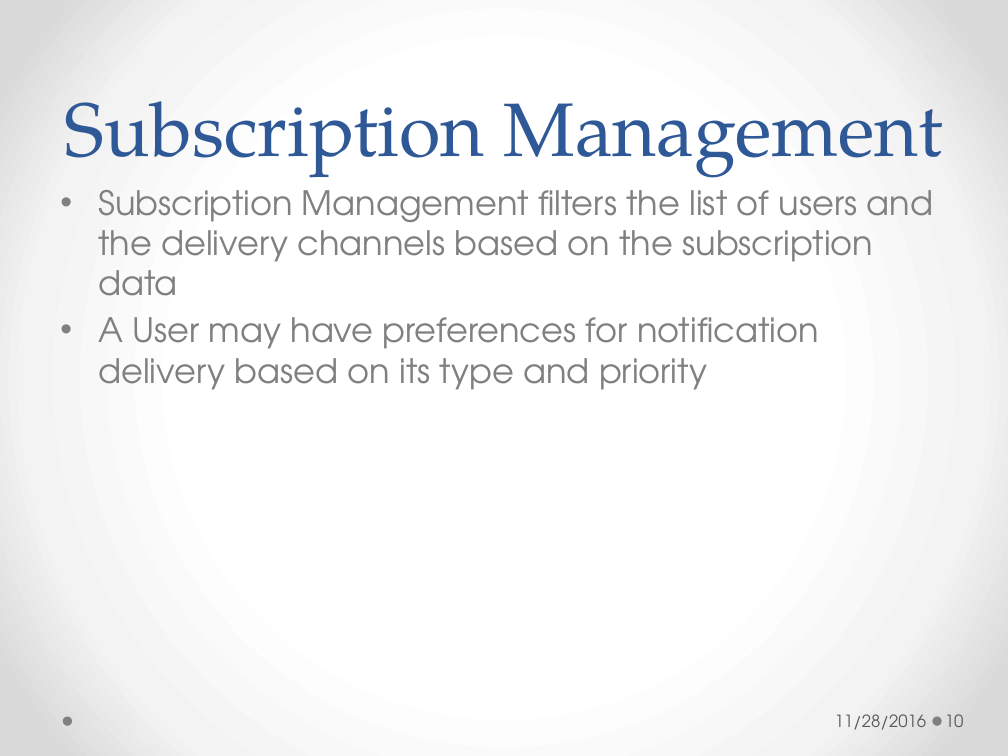
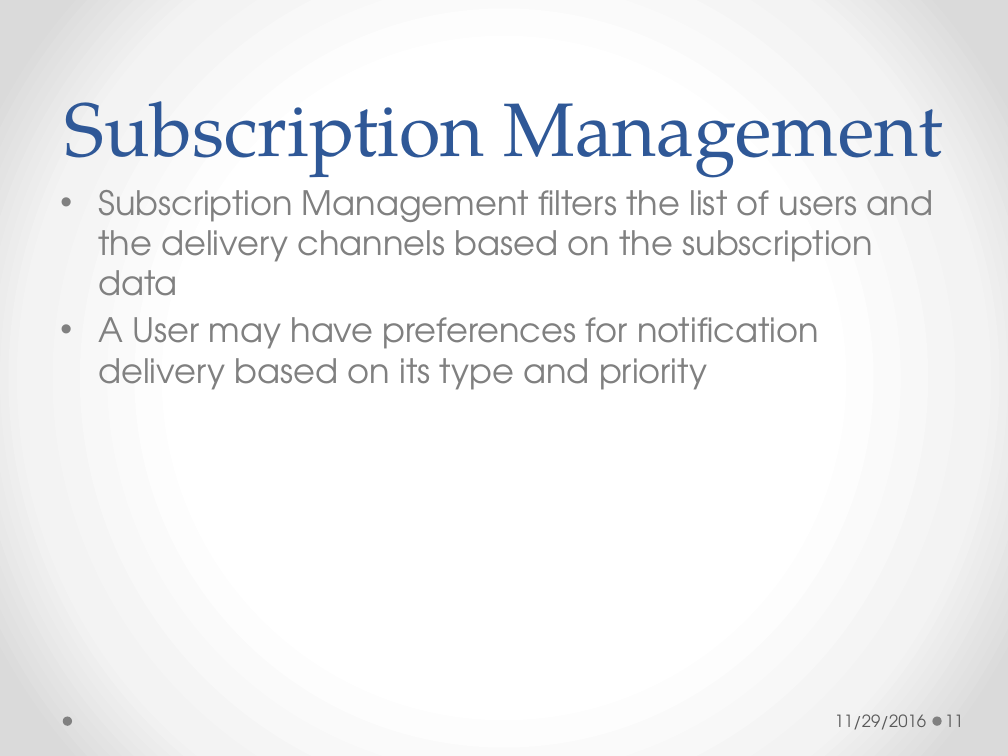
Before and after one commit to amitgem/notificationService, a slide deck: slide 11 of Presentation.pptx (slide 10 before the commit). Drawn at 1008x756 pixels with LibreOffice and Linux fonts; fonts in the diff are those of the drawing. Boxes give left, top, right and bottom in pixels: in the first picture for what was removed or moved away, otherwise in the second. Text is boxed around its words. In the diff, an @@ line names an element or a change of style, - is before the commit and + after.

```diff
--- a/Presentation.pptx
+++ b/Presentation.pptx
@@ text at bbox=[835, 714, 927, 730]: text changed @@
-11/28/2016
+11/29/2016
@@ page number at bbox=[945, 714, 964, 727]: text changed @@
-10
+11
```
Also in this commit, not shown: 12 other slides changed, 3 slides added, 4 other files.
